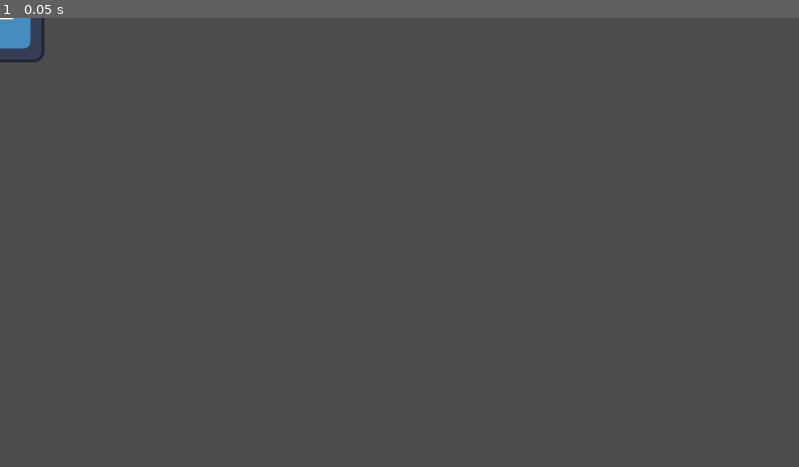
Above: before the commit, frame 1.
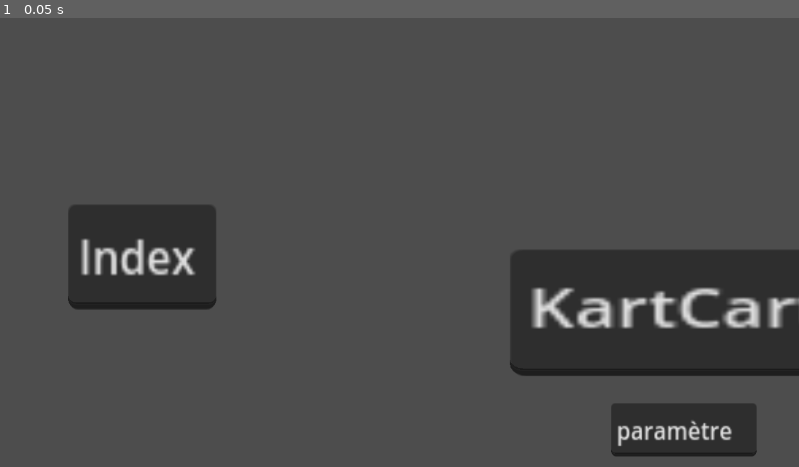
Above: after the commit, the same moment.

Repository: StudioXPEtudiant/23-24.FR.M.S6_KartCarte
Game: Godot game, scene res://esteban_test_pull.tscn
Two runs of this game, one before a commit and one after it. Both use one fixed random seed, a clock stepped at 60 frames per second and the inputs below. Before the commit the project has no main scene; this scene is started directly in both runs. The engine's default icon, where the game draws it, is replaced by a stand-in: a white triangle on a blue panel in a dark square.
Inputs:
- Up to frame 1 (0.05 s): no input

The runs differ from the first frame. In frame 1, 16% of the frame differs, in the area x 0-100%, y 0-98%.

Commit message:
puch menu

Diff:
--- a/kartcart/esteban_test_pull.tscn
+++ b/kartcart/esteban_test_pull.tscn
@@ -1,6 +1,35 @@
-[gd_scene load_steps=6 format=3 uid="uid://cbydibtnn6mxk"]
-
-[ext_resource type="Texture2D" uid="uid://03x8e4iuseje" path="res://icon.svg" id="1_vmagt"]
+[gd_scene load_steps=38 format=3 uid="uid://cbydibtnn6mxk"]
+
+[ext_resource type="Texture2D" uid="uid://dcnv61grpdrh2" path="res://kenney_racing-pack/Spritesheets/spritesheet_objects.png" id="1_vrg0k"]
+[ext_resource type="Texture2D" uid="uid://c50kpparhkg24" path="res://kenney_racing-pack/PNG/Objects/arrow_yellow.png" id="1_x6otq"]
+[ext_resource type="Texture2D" uid="uid://b0qksfyj0lwag" path="res://kenney_racing-pack/Sample.png" id="2_uhn6e"]
+[ext_resource type="Texture2D" uid="uid://dmv010ttsd7rs" path="res://kenney_racing-pack/PNG/Objects/arrow_white.png" id="2_yrprb"]
+[ext_resource type="Texture2D" uid="uid://b7dooro2qhtta" path="res://kenney_racing-pack/PNG/Objects/tent_red.png" id="3_3ga67"]
+[ext_resource type="Texture2D" uid="uid://cbawxryihspsc" path="res://kenney_racing-pack/Preview.png" id="3_4dmwx"]
+[ext_resource type="Texture2D" uid="uid://bhp6ubwklu43w" path="res://kenney_racing-pack/PNG/Objects/tribune_overhang_red.png" id="4_l5mlo"]
+[ext_resource type="Texture2D" uid="uid://b7l4ey6phf0fc" path="res://kenney_racing-pack/PNG/Objects/tree_large.png" id="5_uyr3e"]
+[ext_resource type="Texture2D" uid="uid://d1xxwxyqsge3f" path="res://kenney_racing-pack/PNG/Objects/tent_blue_large.png" id="6_sbenj"]
+[ext_resource type="Texture2D" uid="uid://bjn7djiki4tjg" path="res://kenney_racing-pack/PNG/Objects/light_yellow.png" id="7_432p4"]
+[ext_resource type="Texture2D" uid="uid://c6xskhqlmqjvk" path="res://kenney_racing-pack/PNG/Objects/light_white.png" id="8_31kju"]
+[ext_resource type="Texture2D" uid="uid://bk0vfjh7sv824" path="res://kenney_racing-pack/PNG/Objects/lights.png" id="9_twg2v"]
+[ext_resource type="Texture2D" uid="uid://dpnje60jygt2q" path="res://kenney_racing-pack/PNG/Objects/oil.png" id="12_4sa0n"]
+[ext_resource type="Texture2D" uid="uid://by6d52s7a6jn7" path="res://kenney_racing-pack/PNG/Objects/tires_white_alt.png" id="13_ophlw"]
+[ext_resource type="Texture2D" uid="uid://bd1v3mxn5w2hh" path="res://kenney_racing-pack/PNG/Objects/tires_white.png" id="14_v4m0q"]
+[ext_resource type="Texture2D" uid="uid://bo16giu6sxjf5" path="res://kenney_racing-pack/PNG/Objects/skidmark_long_1.png" id="15_b3vgx"]
+[ext_resource type="Texture2D" uid="uid://mhmegkbd6nal" path="res://kenney_racing-pack/PNG/Objects/skidmark_short_3.png" id="16_2jxxd"]
+[ext_resource type="Texture2D" uid="uid://cw5rtbg5b3ul0" path="res://kenney_racing-pack/PNG/Objects/skidmark_long_2.png" id="17_x2q4u"]
+[ext_resource type="Texture2D" uid="uid://d0vouu233fp00" path="res://kenney_racing-pack/PNG/Objects/barrier_white.png" id="18_msp1u"]
+[ext_resource type="Texture2D" uid="uid://fpkrqt6cruhp" path="res://kenney_racing-pack/PNG/Objects/cone_down.png" id="19_j3gge"]
+[ext_resource type="Texture2D" uid="uid://b1ekkxymigoe8" path="res://kenney_racing-pack/PNG/Objects/cone_straight.png" id="20_ixf51"]
+[ext_resource type="Texture2D" uid="uid://dt1j25ilkrue0" path="res://kenney_racing-pack/PNG/Objects/tribune_overhang_striped.png" id="21_cgapv"]
+[ext_resource type="Texture2D" uid="uid://boi07ax4ue4r8" path="res://kenney_racing-pack/PNG/Objects/tribune_full.png" id="22_dnkq4"]
+[ext_resource type="Texture2D" uid="uid://rglkmye3dsnh" path="res://kenney_racing-pack/PNG/Tiles/Asphalt road/road_asphalt01.png" id="24_k8pfj"]
+[ext_resource type="Texture2D" uid="uid://if011qdre2ik" path="res://kenney_racing-pack/PNG/Motorcycles/motorcycle_blue.png" id="25_uxqta"]
+[ext_resource type="Texture2D" uid="uid://d3fqqbxe0s3fu" path="res://kenney_racing-pack/PNG/Motorcycles/motorcycle_green.png" id="26_4q1ut"]
+[ext_resource type="Texture2D" uid="uid://c0glv5uj2dkl1" path="res://kenney_racing-pack/PNG/Motorcycles/motorcycle_red.png" id="27_tfdrg"]
+[ext_resource type="Texture2D" uid="uid://vvjs3p6uul2p" path="res://kenney_racing-pack/PNG/Motorcycles/motorcycle_yellow.png" id="28_cmpci"]
+[ext_resource type="Texture2D" uid="uid://choiak6r7jm5t" path="res://kenney_racing-pack/PNG/Motorcycles/motorcycle_black.png" id="29_30v0x"]
+[ext_resource type="Texture2D" uid="uid://b7mqx51yrf1dy" path="res://kenney_racing-pack/PNG/Objects/rock2.png" id="30_1r02r"]
 
 [sub_resource type="Animation" id="Animation_2jdau"]
 length = 0.001
@@ -14,7 +43,7 @@
 "times": PackedFloat32Array(0),
 "transitions": PackedFloat32Array(1),
 "update": 0,
-"values": [Vector2(0, 0)]
+"values": [Vector2(-59, -52)]
 }
 tracks/1/type = "value"
 tracks/1/imported = false
@@ -26,7 +55,7 @@
 "times": PackedFloat32Array(0),
 "transitions": PackedFloat32Array(1),
 "update": 0,
-"values": [0.0]
+"values": [2.09439]
 }
 
 [sub_resource type="Animation" id="Animation_l61l7"]
@@ -64,9 +93,75 @@
 }
 
 [sub_resource type="RectangleShape2D" id="RectangleShape2D_psmug"]
-size = Vector2(133, 135)
+size = Vector2(162, 112.5)
+
+[sub_resource type="Animation" id="Animation_rggbf"]
+length = 0.001
+tracks/0/type = "value"
+tracks/0/imported = false
+tracks/0/enabled = true
+tracks/0/path = NodePath(".:position")
+tracks/0/interp = 1
+tracks/0/loop_wrap = true
+tracks/0/keys = {
+"times": PackedFloat32Array(0),
+"transitions": PackedFloat32Array(1),
+"update": 0,
+"values": [Vector2(1490, 1981)]
+}
+tracks/1/type = "value"
+tracks/1/imported = false
+tracks/1/enabled = true
+tracks/1/path = NodePath(".:rotation")
+tracks/1/interp = 1
+tracks/1/loop_wrap = true
+tracks/1/keys = {
+"times": PackedFloat32Array(0),
+"transitions": PackedFloat32Array(1),
+"update": 0,
+"values": [2.23517e-06]
+}
+
+[sub_resource type="Animation" id="Animation_egtsh"]
+resource_name = "new_animation"
+length = 10.0
+tracks/0/type = "value"
+tracks/0/imported = false
+tracks/0/enabled = true
+tracks/0/path = NodePath(".:position")
+tracks/0/interp = 1
+tracks/0/loop_wrap = true
+tracks/0/keys = {
+"times": PackedFloat32Array(0, 2.42301, 5.37301),
+"transitions": PackedFloat32Array(1, 1, 1),
+"update": 0,
+"values": [Vector2(1490, 1981), Vector2(1490, 824), Vector2(1490, -387)]
+}
+tracks/1/type = "value"
+tracks/1/imported = false
+tracks/1/enabled = true
+tracks/1/path = NodePath(".:rotation")
+tracks/1/interp = 1
+tracks/1/loop_wrap = true
+tracks/1/keys = {
+"times": PackedFloat32Array(0),
+"transitions": PackedFloat32Array(1),
+"update": 0,
+"values": [2.23517e-06]
+}
+
+[sub_resource type="AnimationLibrary" id="AnimationLibrary_uy0cu"]
+_data = {
+"RESET": SubResource("Animation_rggbf"),
+"new_animation": SubResource("Animation_egtsh")
+}
 
 [node name="Esteban test pull" type="Node2D"]
+
+[node name="TribuneOverhangRed" type="Sprite2D" parent="."]
+position = Vector2(966.32, 661.159)
+scale = Vector2(4.09986, 9.13225)
+texture = ExtResource("4_l5mlo")
 
 [node name="AnimationPlayer" type="AnimationPlayer" parent="."]
 libraries = {
@@ -74,10 +169,363 @@
 }
 
 [node name="Sprite2D" type="Sprite2D" parent="AnimationPlayer"]
-texture = ExtResource("1_vmagt")
+position = Vector2(-59, -52)
+rotation = 2.09439
+scale = Vector2(1.00874, 1.01039)
+texture = ExtResource("1_x6otq")
 
 [node name="RigidBody2D" type="RigidBody2D" parent="AnimationPlayer/Sprite2D"]
 
 [node name="CollisionShape2D" type="CollisionShape2D" parent="AnimationPlayer/Sprite2D/RigidBody2D"]
-position = Vector2(-5, 4)
+position = Vector2(6.2679, 14.8564)
 shape = SubResource("RectangleShape2D_psmug")
+
+[node name="ArrowYellow3" type="Sprite2D" parent="AnimationPlayer/Sprite2D/RigidBody2D"]
+position = Vector2(313.832, -608.429)
+rotation = -0.523598
+texture = ExtResource("1_x6otq")
+
+[node name="TentRed" type="Sprite2D" parent="AnimationPlayer/Sprite2D/RigidBody2D"]
+position = Vector2(23.7819, -2500.5)
+rotation = -3.66519
+texture = ExtResource("3_3ga67")
+
+[node name="TentRed2" type="Sprite2D" parent="AnimationPlayer/Sprite2D/RigidBody2D"]
+position = Vector2(612.999, -212.766)
+rotation = -0.523598
+texture = ExtResource("3_3ga67")
+
+[node name="SpritesheetObjects" type="Sprite2D" parent="."]
+visible = false
+position = Vector2(1651, 501)
+texture = ExtResource("1_vrg0k")
+
+[node name="TreeLarge" type="Sprite2D" parent="."]
+position = Vector2(-370, 179)
+texture = ExtResource("5_uyr3e")
+
+[node name="TentBlueLarge" type="Sprite2D" parent="."]
+position = Vector2(989, 423)
+scale = Vector2(1.96, 0.639999)
+texture = ExtResource("6_sbenj")
+
+[node name="LightYellow" type="Sprite2D" parent="."]
+position = Vector2(564, 114)
+rotation = -3.14159
+texture = ExtResource("7_432p4")
+
+[node name="LightWhite" type="Sprite2D" parent="."]
+position = Vector2(524, 111)
+rotation = -3.14159
+texture = ExtResource("8_31kju")
+
+[node name="Lights" type="Sprite2D" parent="."]
+position = Vector2(541, 4)
+texture = ExtResource("9_twg2v")
+
+[node name="LightYellow2" type="Sprite2D" parent="."]
+position = Vector2(485, 131)
+rotation = 3.14159
+texture = ExtResource("7_432p4")
+
+[node name="LightWhite2" type="Sprite2D" parent="."]
+position = Vector2(598, 121)
+rotation = 3.14159
+texture = ExtResource("8_31kju")
+
+[node name="ArrowYellow" type="Sprite2D" parent="."]
+position = Vector2(109, 525)
+rotation = 1.57079
+texture = ExtResource("1_x6otq")
+
+[node name="ArrowYellow2" type="Sprite2D" parent="."]
+position = Vector2(212, 525)
+rotation = 1.57079
+texture = ExtResource("1_x6otq")
+
+[node name="Oil" type="Sprite2D" parent="."]
+position = Vector2(81, 76)
+texture = ExtResource("12_4sa0n")
+
+[node name="TiresWhiteAlt" type="Sprite2D" parent="."]
+position = Vector2(190, 37)
+texture = ExtResource("13_ophlw")
+
+[node name="TiresWhiteAlt2" type="Sprite2D" parent="."]
+position = Vector2(189, 124)
+texture = ExtResource("13_ophlw")
+
+[node name="TiresWhite" type="Sprite2D" parent="."]
+position = Vector2(278, 39)
+texture = ExtResource("14_v4m0q")
+
+[node name="TiresWhite2" type="Sprite2D" parent="."]
+position = Vector2(283, 124)
+texture = ExtResource("14_v4m0q")
+
+[node name="SkidmarkLong1" type="Sprite2D" parent="."]
+position = Vector2(279, 104)
+texture = ExtResource("15_b3vgx")
+
+[node name="SkidmarkLong2" type="Sprite2D" parent="."]
+position = Vector2(189, 106)
+texture = ExtResource("15_b3vgx")
+
+[node name="SkidmarkLong3" type="Sprite2D" parent="."]
+position = Vector2(249, 37)
+rotation = -1.57079
+texture = ExtResource("15_b3vgx")
+
+[node name="SkidmarkLong4" type="Sprite2D" parent="."]
+position = Vector2(250, 124)
+rotation = -1.57079
+texture = ExtResource("15_b3vgx")
+
+[node name="SkidmarkShort3" type="Sprite2D" parent="."]
+position = Vector2(-391, 583)
+texture = ExtResource("16_2jxxd")
+
+[node name="SkidmarkLong5" type="Sprite2D" parent="."]
+position = Vector2(514, 591)
+rotation = 0.261799
+texture = ExtResource("17_x2q4u")
+
+[node name="SkidmarkLong6" type="Sprite2D" parent="."]
+position = Vector2(562, 410)
+rotation = -2.87979
+scale = Vector2(1, 0.937882)
+texture = ExtResource("17_x2q4u")
+
+[node name="SkidmarkLong7" type="Sprite2D" parent="."]
+position = Vector2(609, 232)
+rotation = 0.261799
+texture = ExtResource("17_x2q4u")
+
+[node name="SkidmarkLong8" type="Sprite2D" parent="."]
+position = Vector2(657, 57)
+rotation = 0.261799
+texture = ExtResource("17_x2q4u")
+
+[node name="BarrierWhite" type="Sprite2D" parent="."]
+position = Vector2(986, 599)
+texture = ExtResource("18_msp1u")
+
+[node name="ConeDown" type="Sprite2D" parent="."]
+position = Vector2(579, 628)
+texture = ExtResource("19_j3gge")
+
+[node name="ConeDown2" type="Sprite2D" parent="."]
+position = Vector2(473, 438)
+rotation = -2.35619
+texture = ExtResource("19_j3gge")
+
+[node name="ConeStraight" type="Sprite2D" parent="."]
+position = Vector2(432, 612)
+rotation = 0.261799
+texture = ExtResource("20_ixf51")
+
+[node name="ConeStraight2" type="Sprite2D" parent="."]
+position = Vector2(604, 548)
+rotation = 0.261799
+texture = ExtResource("20_ixf51")
+
+[node name="ConeStraight3" type="Sprite2D" parent="."]
+position = Vector2(461, 515)
+rotation = 0.261799
+texture = ExtResource("20_ixf51")
+
+[node name="SkidmarkLong9" type="Sprite2D" parent="."]
+position = Vector2(461, 779)
+rotation = 0.261799
+texture = ExtResource("17_x2q4u")
+
+[node name="SkidmarkLong10" type="Sprite2D" parent="."]
+position = Vector2(411, 966)
+rotation = 0.261799
+texture = ExtResource("17_x2q4u")
+
+[node name="SkidmarkLong11" type="Sprite2D" parent="."]
+position = Vector2(362, 1151)
+rotation = 0.261799
+texture = ExtResource("17_x2q4u")
+
+[node name="SkidmarkLong12" type="Sprite2D" parent="."]
+position = Vector2(311, 1336)
+rotation = 0.261799
+texture = ExtResource("17_x2q4u")
+
+[node name="ConeDown3" type="Sprite2D" parent="."]
+position = Vector2(499, 976)
+texture = ExtResource("19_j3gge")
+
+[node name="ConeStraight4" type="Sprite2D" parent="."]
+position = Vector2(448, 1073)
+texture = ExtResource("20_ixf51")
+
+[node name="ConeDown4" type="Sprite2D" parent="."]
+position = Vector2(346, 885)
+rotation = 1.0472
+texture = ExtResource("19_j3gge")
+
+[node name="ConeDown5" type="Sprite2D" parent="."]
+position = Vector2(311, 1051)
+rotation = 2.61799
+texture = ExtResource("19_j3gge")
+
+[node name="Sample" type="Sprite2D" parent="."]
+visible = false
+position = Vector2(2576, 314)
+texture = ExtResource("2_uhn6e")
+
+[node name="Preview" type="Sprite2D" parent="."]
+visible = false
+position = Vector2(2564, 871)
+texture = ExtResource("3_4dmwx")
+
+[node name="ArrowWhite2" type="Sprite2D" parent="."]
+position = Vector2(1030, 232)
+rotation = -1.57079
+texture = ExtResource("2_yrprb")
+
+[node name="TribuneOverhangStriped" type="Sprite2D" parent="."]
+position = Vector2(2411, 828)
+texture = ExtResource("21_cgapv")
+
+[node name="TribuneOverhangStriped2" type="Sprite2D" parent="."]
+position = Vector2(2551, 448)
+texture = ExtResource("21_cgapv")
+
+[node name="TribuneOverhangStriped3" type="Sprite2D" parent="."]
+position = Vector2(2452, 1160)
+texture = ExtResource("21_cgapv")
+
+[node name="TribuneFull" type="Sprite2D" parent="."]
+position = Vector2(2228, 200)
+texture = ExtResource("22_dnkq4")
+
+[node name="ConeStraight5" type="Sprite2D" parent="."]
+position = Vector2(2405, 534)
+texture = ExtResource("20_ixf51")
+
+[node name="MotorcycleBlue" type="Sprite2D" parent="."]
+position = Vector2(1490, 1981)
+texture = ExtResource("25_uxqta")
+
+[node name="MotorcycleGreen" type="Sprite2D" parent="MotorcycleBlue"]
+position = Vector2(-100, 89)
+texture = ExtResource("26_4q1ut")
+
+[node name="MotorcycleRed" type="Sprite2D" parent="MotorcycleBlue/MotorcycleGreen"]
+position = Vector2(-76, 96)
+texture = ExtResource("27_tfdrg")
+
+[node name="MotorcycleYellow" type="Sprite2D" parent="MotorcycleBlue/MotorcycleGreen/MotorcycleRed"]
+position = Vector2(-113.999, 57.0006)
+texture = ExtResource("28_cmpci")
+
+[node name="MotorcycleBlack" type="Sprite2D" parent="MotorcycleBlue/MotorcycleGreen/MotorcycleRed/MotorcycleYellow"]
+position = Vector2(347.998, -718.001)
+rotation = 3.14159
+scale = Vector2(1.00874, 1.01039)
+texture = ExtResource("29_30v0x")
+
+[node name="AnimationPlayer" type="AnimationPlayer" parent="MotorcycleBlue"]
+libraries = {
+"": SubResource("AnimationLibrary_uy0cu")
+}
+autoplay = "new_animation"
+
+[node name="Node2D" type="Node2D" parent="."]
+
+[node name="ConeStraight11" type="Sprite2D" parent="Node2D"]
+position = Vector2(2428, 630)
+texture = ExtResource("20_ixf51")
+
+[node name="ConeStraight10" type="Sprite2D" parent="Node2D"]
+position = Vector2(386, 445)
+texture = ExtResource("20_ixf51")
+
+[node name="ConeStraight9" type="Sprite2D" parent="Node2D"]
+position = Vector2(-72, 356)
+texture = ExtResource("20_ixf51")
+
+[node name="ConeStraight8" type="Sprite2D" parent="Node2D"]
+position = Vector2(2252, 384)
+texture = ExtResource("20_ixf51")
+
+[node name="ConeDown7" type="Sprite2D" parent="Node2D"]
+position = Vector2(2187, 423)
+texture = ExtResource("19_j3gge")
+
+[node name="ConeStraight7" type="Sprite2D" parent="Node2D"]
+position = Vector2(2228, 520)
+texture = ExtResource("20_ixf51")
+
+[node name="ConeStraight6" type="Sprite2D" parent="Node2D"]
+position = Vector2(2327, 578)
+texture = ExtResource("20_ixf51")
+
+[node name="ConeDown6" type="Sprite2D" parent="Node2D"]
+position = Vector2(2251, 630)
+texture = ExtResource("19_j3gge")
+
+[node name="RoadAsphalt02" type="Sprite2D" parent="Node2D"]
+position = Vector2(2004, 312)
+rotation = 2.87979
+scale = Vector2(1, 10.56)
+texture = ExtResource("24_k8pfj")
+
+[node name="RoadAsphalt01" type="Sprite2D" parent="Node2D"]
+position = Vector2(1885, 285)
+rotation = -0.261804
+scale = Vector2(1.13116, -10.2513)
+texture = ExtResource("24_k8pfj")
+
+[node name="ArrowWhite" type="Sprite2D" parent="Node2D"]
+position = Vector2(924, 229)
+rotation = -1.57079
+texture = ExtResource("2_yrprb")
+
+[node name="TextEdit" type="TextEdit" parent="."]
+anchors_preset = -1
+anchor_left = -0.796
+anchor_top = -2.934
+anchor_right = -0.796
+anchor_bottom = -2.934
+offset_left = 881.0
+offset_top = 556.0
+offset_right = 985.0
+offset_bottom = 591.0
+rotation = 3.14159
+scale = Vector2(-2.02034, -2.19898)
+text = "paramètre"
+
+[node name="TextEdit2" type="TextEdit" parent="."]
+modulate = Color(1, 0.905882, 1, 1)
+offset_left = 1512.0
+offset_top = 57.0
+offset_right = 1636.0
+offset_bottom = 92.0
+scale = Vector2(1.96, 2.44)
+text = "custome kart"
+
+[node name="Rock2" type="Sprite2D" parent="TextEdit2"]
+position = Vector2(222.25, 101)
+scale = Vector2(6.37671, 3.58824)
+texture = ExtResource("30_1r02r")
+
+[node name="TextEdit3" type="TextEdit" parent="."]
+offset_left = 735.0
+offset_top = 334.0
+offset_right = 816.0
+offset_bottom = 373.0
+scale = Vector2(6.54179, 4.70204)
+text = "KartCart"
+
+[node name="TextEdit4" type="TextEdit" parent="."]
+offset_left = 98.0
+offset_top = 269.0
+offset_right = 153.0
+offset_bottom = 305.0
+scale = Vector2(3.89591, 4.22302)
+text = "Index"
--- a/kartcart/project.godot
+++ b/kartcart/project.godot
@@ -11,5 +11,6 @@
 [application]
 
 config/name="Kartcart"
+run/main_scene="res://esteban_test_pull.tscn"
 config/features=PackedStringArray("4.3", "Forward Plus")
 config/icon="res://icon.svg"
